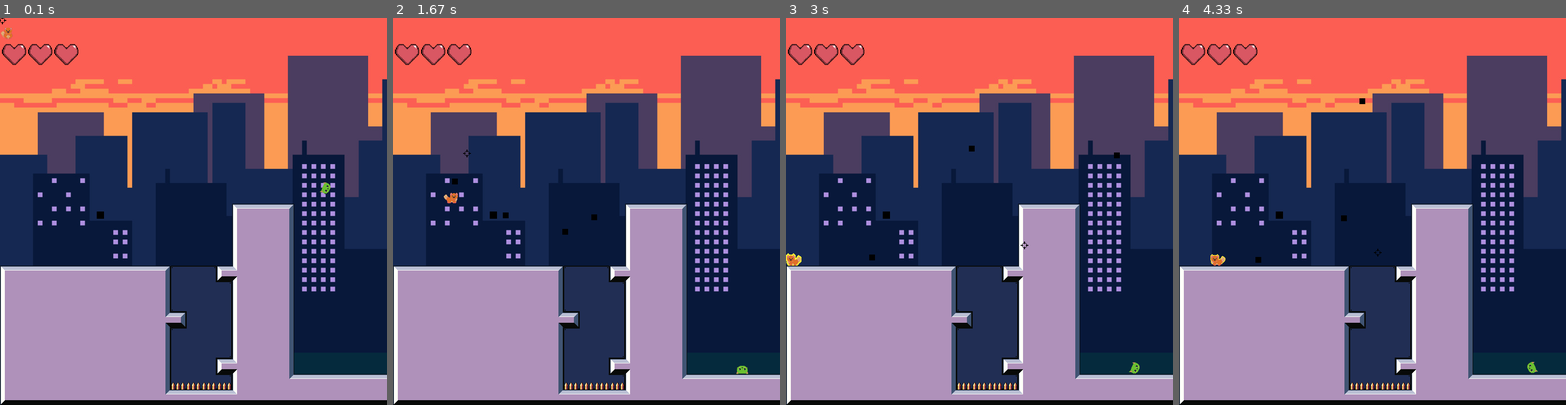
Above: before the commit, frames 1-4 (left to right).
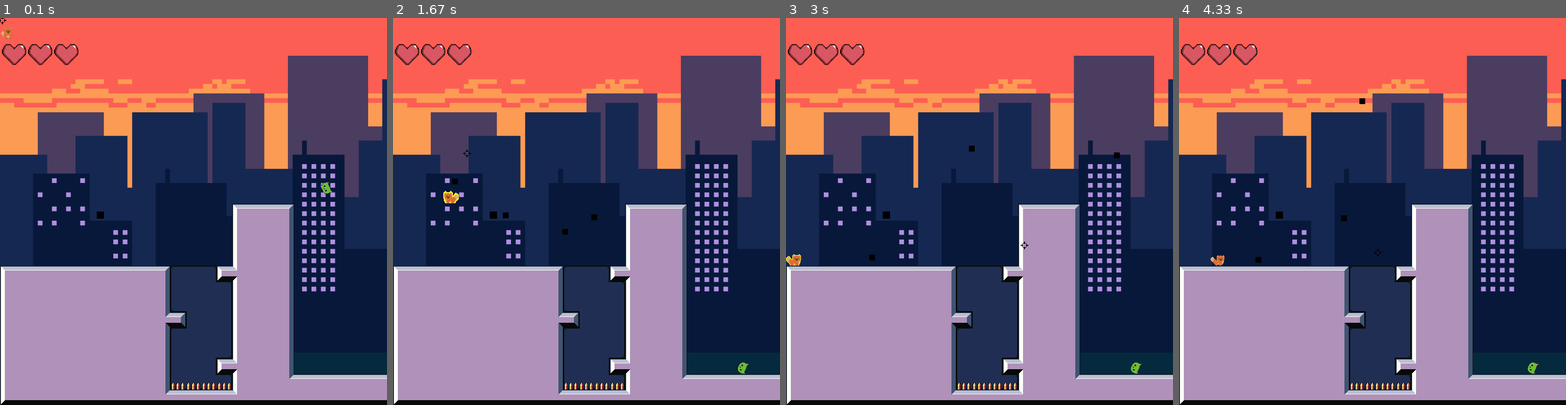
Above: after the commit, the same moments.

Repository: manucouto1/PyGame_5Gatos
Game: pygame game, started from src/main.py
Two runs of this game, one before a commit and one after it. Both use one fixed random seed, a clock stepped at 60 frames per second and the inputs below.
Inputs (mouse positions are in pixels of both pictures, inside the frame that each line leads up to):
- Up to frame 1 (0.1 s): no input
- Up to frame 2 (1.67 s): click (586, 211) at 0.4 s; hold Right 0.67-1.13 s; click (710, 199) at 0.77 s; hold Up 1.17-1.47 s; click (493, 215) at 1.27 s; hold Right from 1.5 s (still down); click (466, 153) at 1.6 s
- Up to frame 3 (3 s): release Right at 1.97 s; hold Left 2-2.53 s; click (1037, 76) at 2.1 s; hold Left 2.57-2.97 s; move the mouse to (1025, 246) at 2.6 s; click (1025, 246) at 2.67 s
- Up to frame 4 (4.33 s): hold Up 3-3.37 s; click (1380, 79) at 3.1 s; hold Right 3.4-4.03 s; click (1233, 199) at 3.5 s; hold Left from 4.07 s (still down); click (1376, 254) at 4.17 s

The runs differ from the first frame. In frame 1, less than 0.1% of the frame differs, in the area x 82-86%, y 42-46%; in frame 2, 0.1%, in the area x 13-92%, y 44-92%; in frame 3, 0.1%; in frame 4, 0.1%.

Commit message:
Refactorizacion, se crea el spritesheet completo en los herederos de active entity

Diff:
--- a/src/levels/level.py
+++ b/src/levels/level.py
@@ -58,7 +58,7 @@
 
     def load_hero(self, player):
         self.life = Life(3, player)
-        self.hero = Hero("Hero_full.png", 32, 32, 0, (8, 6), self.life)
+        self.hero = Hero((0, 0), self.life)
         self.camera = Camera(self.hero, pg.Rect(0, 0, self.map_width * 32, self.map_height * 32), SCREEN_SIZE)
         self.bullets = CustomGroup(self.camera.cam)
 
@@ -72,7 +72,7 @@
     def load_enemies(self):
         # todo Cargar enemigos desde json
         self.enemies = CustomGroup(self.camera.cam)
-        Enemy("enemy_full.png", 32, 32, 0, (8, 4), self.enemies)
+        Enemy((640, 320), self.enemies)
 
     def load_events(self):
         self.zone_events = CustomGroup(self.camera.cam)
--- a/src/sprites/active/active_entity.py
+++ b/src/sprites/active/active_entity.py
@@ -1,3 +1,4 @@
+import pygame
 import pygame as pg
 import src.utils.assets as assets
 from src.sprites.spritesheet import Spritesheet, SpriteStripAnim
@@ -7,18 +8,15 @@
 
 class ActiveEntity(pg.sprite.Sprite):
 
-    def __init__(self, path, width, height, offset, spritesheet_size, *groups):
+    def __init__(self, initial_pos, sheet, *groups):
         super().__init__(*groups)
-        # assets.path_to("player", "idle", "Hero_idle_L_32x32_200.png")
-        self.sheet = SpriteStripAnim(path, (0, 0, width, height), spritesheet_size[0], rows=spritesheet_size[1])
-        self.width = width
-        self.height = height
-        self.idle_id = 0
-        self.walk_id = 0
-        self.move_x = 0
-        self.move_y = 0
-        self.idle_images = []
-        self.walk_images = []
+
+        self.sheet = sheet
+        self.image = self.sheet.images[0][0]
+        self.rect = pygame.Rect(0, 0, 0, 0)
+        self.rect.bottomleft = initial_pos
+        self.rect.size = self.image.get_size()
+
         self.movement = None
         self.direction = None
         self.onGround = False
@@ -26,19 +24,15 @@
         self.speed = 8
         self.jump_strength = 30
         self.num_jumps = 0
-        self.offset = offset
-        self.image = self.sheet.image_at((self.offset, 0, width, height))
-
-        self.rect = self.image.get_rect()
 
     def idle_loop(self):
         self.image = self.sheet[0].next()
 
     def walk_loop(self):
         if self.direction == pg.K_LEFT:
+            self.image = self.sheet[2].next()
+        elif self.direction == pg.K_RIGHT:
             self.image = self.sheet[1].next()
-        elif self.direction == pg.K_RIGHT:
-            self.image = self.sheet[2].next()
 
     def gravity(self):
         if not self.onGround:
--- a/src/sprites/active/enemy.py
+++ b/src/sprites/active/enemy.py
@@ -1,4 +1,6 @@
 import pygame as pg
+
+from sprites.spritesheet import SpriteStripAnim
 from src.sprites.active.active_entity import ActiveEntity
 import src.utils.assets as assets
 GRAVITY = pg.Vector2((0, 2.8))
@@ -6,32 +8,38 @@
 
 class Enemy(ActiveEntity):
 
-    def __init__(self, file, width, height, offset, spritesheet_size, *groups):
-        path = assets.path_to("characters", "enemy", file)
-        super().__init__(path, width, height, offset, spritesheet_size, *groups)
-        self.path = [20*32, 20*32 + 100]
+    def __init__(self, initial_pos, *groups):
+        sheet_path = assets.path_to("characters", "enemy", "enemy_full.png")
+        sheet = SpriteStripAnim(sheet_path, (0, 0, 32, 32), 8, rows=4)
+
+        super().__init__(initial_pos, sheet, *groups)
+
+        self.path = [20 * 32, 20 * 32 + 100]
         self.walk_count = 0
         self.life = 2
         self.dead_id = 0
-        self.rect.x = 20*32
-        self.rect.y = 10*32
+
+        self.sheet[0].set_frames_skip(2)
+        self.sheet[1].set_frames_skip(2)
+        self.sheet[2].set_frames_skip(2)
+        self.sheet[3].set_frames_skip(2)
 
     def move(self):
         if self.vel.x > 0:
             if self.rect[0] < self.path[1] + self.vel.x:
                 self.move_right()
             else:
+                self.sheet.reset()
                 self.move_left()
         else:
             if self.rect[0] > self.path[0] - self.vel.x:
                 self.move_left()
             else:
+                self.sheet.reset()
                 self.move_right()
 
     def dead_loop(self):
-        self.idle_id = (self.idle_id + 1) % self.frames
-        offset_x = self.idle_id * (self.width + self.offset * 2) + self.offset
-        self.image = self.sheet.image_at((offset_x, 96, self.width, self.height))
+        self.image = self.sheet[3].next()
 
     def update(self, platforms):
         if self.life > 0:
--- a/src/sprites/active/hero.py
+++ b/src/sprites/active/hero.py
@@ -1,4 +1,6 @@
 import pygame as pg
+
+from sprites.spritesheet import SpriteStripAnim
 from src.sprites.pasive.projectile import Projectile
 from src.sprites.active.active_entity import ActiveEntity
 import src.utils.assets as assets
@@ -10,14 +12,16 @@
 
 class Hero(ActiveEntity):
 
-    def __init__(self, file, width, height, offset, spritesheet_size, life):
-        path = assets.path_to("characters", "tofe", file)
-        super().__init__(path, width, height, offset, spritesheet_size)
+    def __init__(self, initial_pos, life):
+        sheet_path = assets.path_to("characters", "tofe", "Hero_full.png")
+        sheet = SpriteStripAnim(sheet_path, (0, 0, 32, 32), 8, rows=6)
+
+        super().__init__(initial_pos, sheet)
         self.last_hit = time.time()
         self.life = life
 
     def shoot(self, camera):
-        # look to shoot direction
+        # Look towards shoot direction
         (m_x, m_y) = pg.mouse.get_pos()
         m_pos = (m_x - camera.cam.x, m_y - camera.cam.y)
 
@@ -26,15 +30,11 @@
         elif m_x < self.rect.x + camera.cam.x:
             self.direction = pg.K_LEFT
 
-        if self.direction == pg.K_LEFT:
-            offset = -self.offset
-        else:
-            offset = self.offset
-
-        bullet = Projectile(round(self.rect.x + self.rect.width // 2 + offset),
+        bullet = Projectile(round(self.rect.x + self.rect.width // 2),
                             round(self.rect.y + self.rect.height // 2), 6)
 
         bullet.trajectory(m_pos)
+
         return bullet
 
     def is_hit(self, dangerous):
--- a/src/sprites/spritesheet.py
+++ b/src/sprites/spritesheet.py
@@ -7,7 +7,6 @@
     def __init__(self, filename):
         self.sheet = assets.load_image(filename)
 
-    # Load a specific image from a specific rectangle
     def image_at(self, rectangle, color_key=None):
         rect = pygame.Rect(rectangle)
 
@@ -21,11 +20,9 @@
 
         return image
 
-    # Load a whole bunch of images and return them as a list
     def images_at(self, rects, colorkey=None):
         return [self.image_at(rect, colorkey) for rect in rects]
 
-    # Load a whole strip of images
     def load_strip(self, rect, image_count, colorkey=None):
         tups = [(rect[0] + rect[2] * x, rect[1], rect[2], rect[3]) for x in range(image_count)]
 
@@ -39,21 +36,31 @@
             Spritesheet.load_strip(self, pygame.Rect(rect[0], rect[1] + rect[3] * y, rect[2], rect[3]), count, colorkey)
             for y in range(rows)
         ]
-
-        self.idx = [0] * rows
-        self.frame = [count] * rows
         self.row = 0
+        self.idx = 0
+        self.frames_skip = [1] * rows
+        self.frame = 1
 
     def __getitem__(self, item):
         self.row = item
 
         return self
 
+    def set_frames_skip(self, i):
+        self.frames_skip[self.row] = i
+
+    def reset(self):
+        self.idx = 0
+
     def next(self):
-        if self.idx[self.row] >= len(self.images[0]):
-            self.idx[self.row] = 0
-        image = self.images[self.row][self.idx[self.row]]
-        self.idx[self.row] += 1
+        if self.idx >= len(self.images[0]):
+            self.idx = 0
+        image = self.images[self.row][self.idx]
+
+        self.frame -= 1
+        if self.frame == 0:
+            self.idx += 1
+            self.frame = self.frames_skip[self.row]
 
         return image
 
